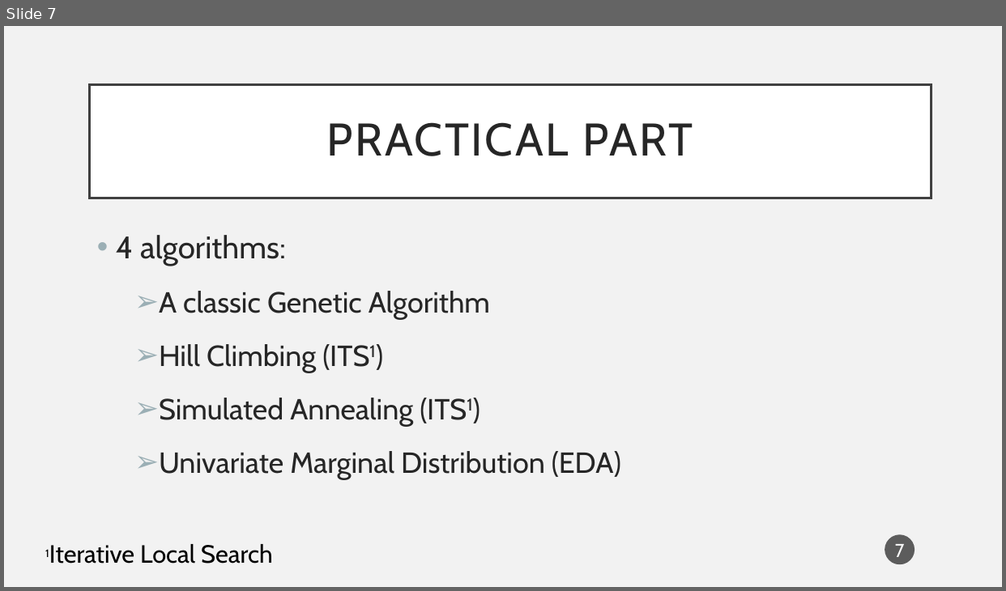
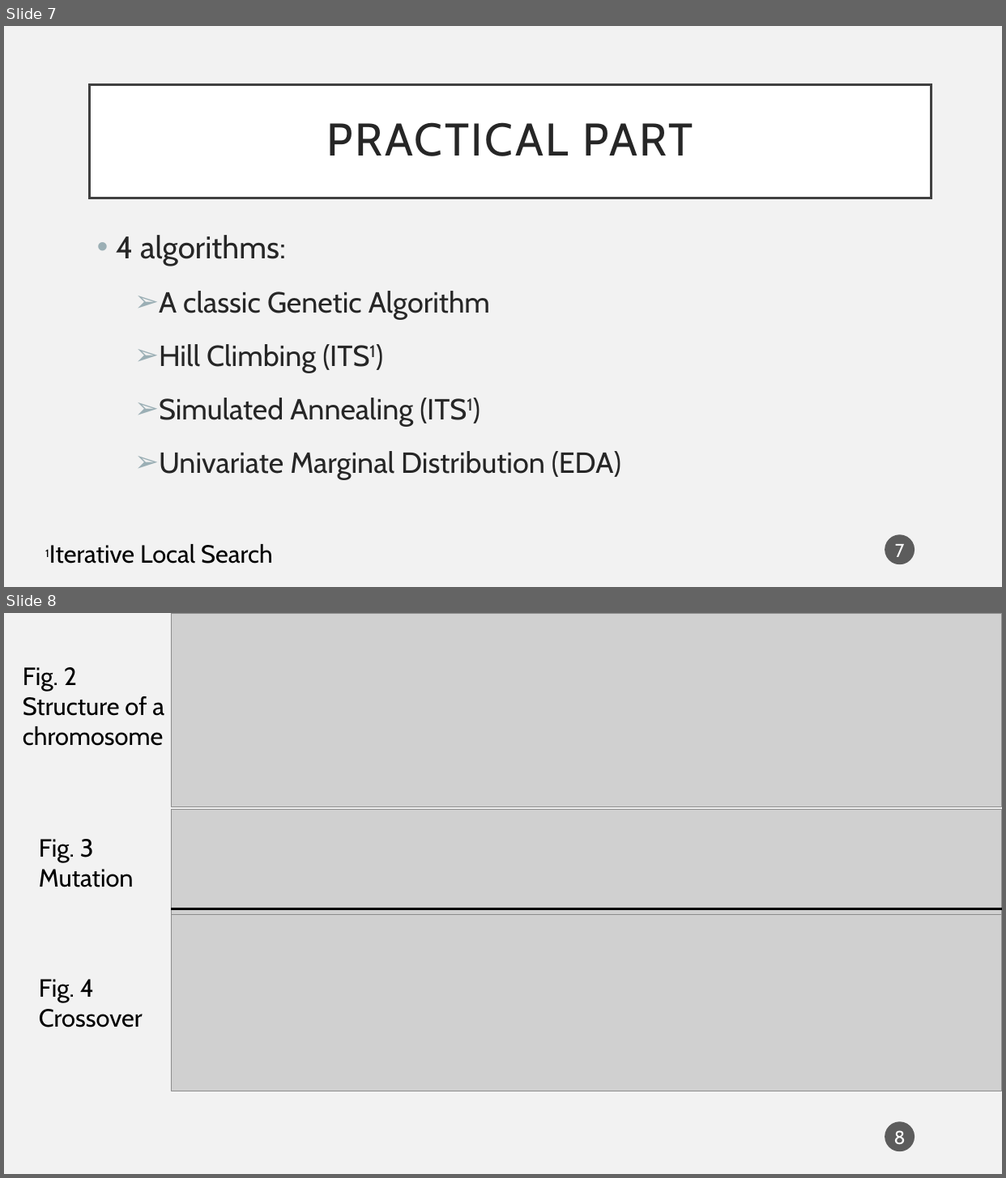
Before and after one commit to adriantiron/Licenta2019TironAdrian, a slide deck: EDA.pptx. Shown one above the other, each under a label of ours: slide 7 before the commit, slides 7 and 8 after it. The pictures are 1006x591 and 1006x1178 pixels, drawn with LibreOffice and Linux fonts; fonts in the diff are those of the drawing; grey boxes stand for pictures. Boxes give left, top, right and bottom in pixels: in the first picture for what was removed or moved away, otherwise in the second. Text is boxed around its words. In the diff, an @@ line names an element or a change of style, - is before the commit and + after.

```diff
--- a/EDA.pptx
+++ b/EDA.pptx
@@ slide 8 added at [4,613,1002,1174], background #F2F2F2 @@
@@ picture added at [171,613,1002,807] @@
@@ text added at [23,667,164,746], 24 pt, text #000000 @@
+Fig. 2
+Structure of a chromosome
@@ picture added at [171,809,1002,914] @@
@@ text added at [39,839,134,888], 24 pt, text #000000 @@
+Fig. 3 Mutation
@@ picture added at [171,915,1002,1092] @@
@@ line added from (171, 909) to (1002, 909), #000000 2.25 pt @@
@@ text added at [39,979,143,1028], 24 pt, text #000000 @@
+Fig. 4 Crossover
@@ page number added at [885,1122,915,1152], fill #1D1D1D at 70% opacity, 18 pt, text #FFFFFF @@
+8
```
Also in this commit, not shown: 3 slides changed.
